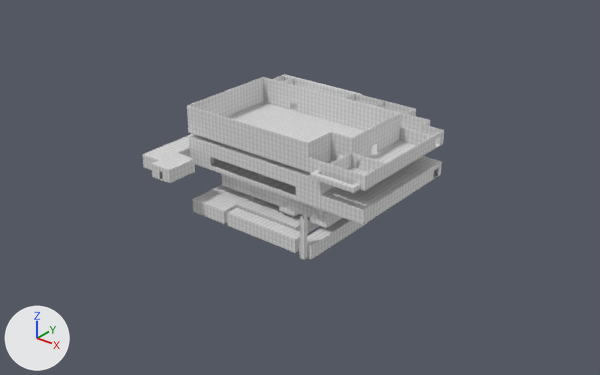
The Blender file vongott/Assets/Mesh/Maps/la_guardia_air_terminal.blend, before and after one commit.
One viewpoint serves both versions: a 50 mm camera at (99.6, -132.3, 73.3) aimed at (-3.2, -3.7, -6.4). The axes (+X, +Y, +Z) are drawn at lower left. The lights are the same throughout.

Objects in the first picture: 'map_la_guardia_air_terminal'.
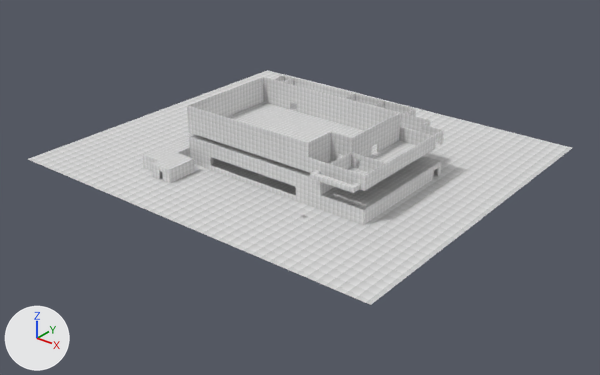
Where the newer file only moved an object's origin or applied its transform, the numbers keep the older frame.

The change, as a list of edits to the scene's bpy script:
```text
Change me_cube_001:
    used by ob_map_la_guardia_air_terminal; location = (0.0, 0.0, 0.0)
    remove me_cube_001.from_pydata(...)  # 1336 vertices, 1385 faces; spans x -32.1..24.1, y -29.1..26.1, z -9.0..13.0
    add me_cube_001.from_pydata(...)  # 1566 vertices, 1531 faces, 21 loose edges; spans x -50.0..40.0, y -40.0..40.0, z -9.0..13.0
    me_cube_001 part 1
    4 vertices are removed from x 13.0..14.0, y -24.0..-23.0, z 0.0
    156 faces are deleted
    45 vertices are added at x -22.0..40.0, y -40.0..40.0, z 0.0..0.1
    56 new vertices lie (0.0, 0.0, -3.0) away from vertices in x -32.1..24.1, y -29.1..26.1, z 3.0
    17 new vertices lie (0.9, 0.0, 0.0) away from vertices in x -16.9..24.1, y -28.9..25.9, z 0.0
    15 new vertices lie (0.0, -0.9, 0.0) away from vertices in x -31.9..23.9, y -29.1..4.9, z 0.0
    14 new vertices lie (15.0, 0.0, 0.0) away from vertices in x 25.0, y -18.9..8.9, z 0.0
    7 new vertices lie (0.0, 0.9, 0.0) away from vertices in x -31.9..23.9, y -21.9..26.1, z 0.0
    5 new vertices lie (-0.9, -0.9, 0.0) away from vertices in x -32.1..-21.1, y -29.1..4.9, z 0.0
    7 new vertices lie (0.0, 1.1, 0.0) away from vertices in x -33.0..40.0, y -30.0..25.9, z 0.0
    5 new vertices lie (-3.9, 0.0, 0.0) away from vertices in x -28.0..-17.1, y -30.0..-21.0, z 0.0
    6 new vertices lie (-1.1, 0.0, 0.0) away from vertices in x -31.9..-26.9, y -30.0..27.0, z 0.0
    7 new vertices lie (0.0, -10.0, 0.0) away from vertices in x -28.0..-17.1, y -30.0, z 0.0
    6 new vertices lie (0.0, 13.0, 0.0) away from vertices in x -33.0..8.0, y 27.0, z 0.0
    6 new vertices lie (-17.0, 0.0, 0.0) away from vertices in x -33.0, y -28.0..40.0, z 0.0
    6 new vertices lie (0.0, -1.1, 0.0) away from vertices in x -50.0..40.0, y -28.9..27.0, z 0.0
    6 new vertices lie (0.0, -1.0, 0.0) away from vertices in x 8.0..40.0, y -20.0, z 0.0
    6 new vertices lie (0.0, -1.1, 0.0) away from vertices in x 8.0..40.0, y -21.0, z 0.0
    5 new vertices lie (-3.9, 0.0, 0.0) away from vertices in x -28.0, y -40.0..-10.0, z 0.0
    5 new vertices lie (-1.1, 0.0, 0.0) away from vertices in x -31.9, y -40.0..-10.0, z 0.0
    5 new vertices lie (-17.0, 0.0, 0.0) away from vertices in x -33.0, y -40.0..-10.0, z 0.0
    5 new vertices lie (0.0, -10.0, 0.0) away from vertices in x -16.0..40.0, y -30.0, z 0.0
    21 loose edges are added
    302 new faces join them
    me_cube_001 part 2: 324 kept faces spanning x -32.1..24.1, y -29.1..26.1, z 0.0..6.0 get new texture (UV) coordinates
```

Location of each change, (x1, y1, x2, y2) in pixels of the pictures (600 x 375 px):
'map_la_guardia_air_terminal', reshaped (80% wider, 26% taller)
    before: (142, 74, 444, 260)
    after: (28, 70, 572, 305)
part 1 of me_cube_001, built on
    before: (142, 154, 442, 246)
    after: (28, 70, 572, 305)
part 2 of me_cube_001, surface changed
    both: (143, 94, 440, 210)
